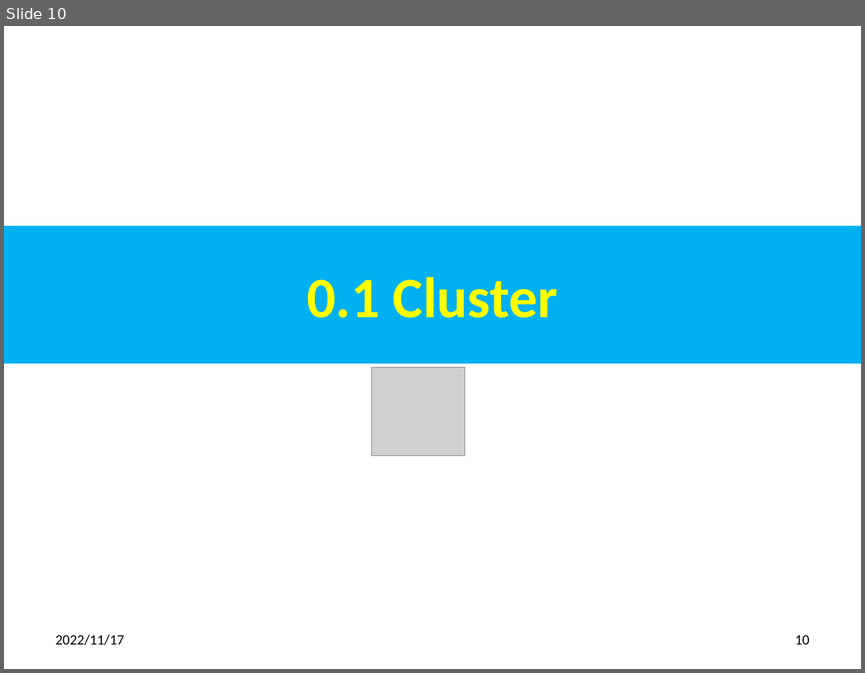
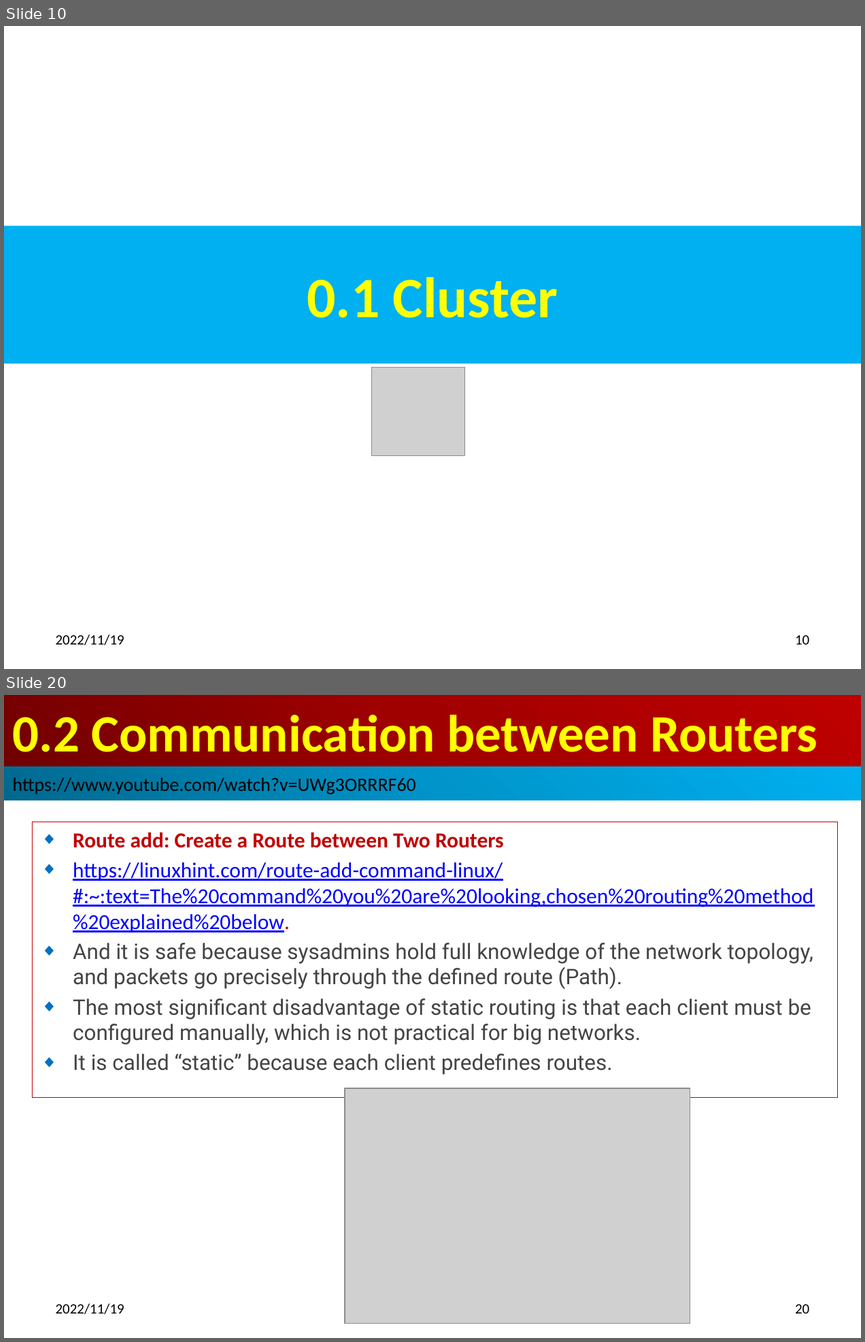
Before and after one commit to peterhchen/900_Kubernetes, a slide deck: 001_00_Install_Kubernetes.pptx. Shown one above the other, each under a label of ours: slide 10 before the commit, slides 10 and 20 after it; the slides between them are not shown. The pictures are 865x673 and 865x1342 pixels, drawn with LibreOffice and Linux fonts; fonts in the diff are those of the drawing; grey boxes stand for pictures. Boxes give left, top, right and bottom in pixels: in the first picture for what was removed or moved away, otherwise in the second. Text is boxed around its words. In the diff, an @@ line names an element or a change of style, - is before the commit and + after.

```diff
--- a/001_00_Install_Kubernetes.pptx
+++ b/001_00_Install_Kubernetes.pptx
@@ slide 20 added at [4,695,861,1338], background #FFFFFF @@
@@ title added at [4,695,861,767], fill gradient #720000 to #A20000 to #C00000, 44 pt, text #FFFF00, bold @@
+0.2 Communication between Routers
@@ rectangle added at [4,767,861,800], fill gradient #00688E to #0094CA to #00B0F0, 16 pt, text #000000 @@
+https://www.youtube.com/watch?v=UWg3ORRRF60
@@ subtitle added at [33,821,838,1097], outline #C00000 0.75 pt, 18 pt, text #444444 @@
+◆ Route add: Create a Route between Two Routers
+◆ https://linuxhint.com/route-add-command-linux/#:~:text=The%20command%20you%20are%20looking,chosen%20routing%20method%20explained%20below.
+◆ And it is safe because sysadmins hold full knowledge of the network topology, and packets go precisely through the defined route (Path).
+◆ The most significant disadvantage of static routing is that each client must be configured manually, which is not practical for big networks.
+◆ It is called “static” because each client predefines routes.
@@ picture added at [345,1088,690,1323] @@
@@ text added at [56,1303,124,1314], 12 pt, text #000000 @@
+2022/11/19
@@ page number added at [795,1304,809,1313], 12 pt, text #000000 @@
+20
@@ slide 10 changed as well @@
@@ text at [56,634,124,645]: text changed @@
-2022/11/17
+2022/11/19
```
Also in this commit, not shown: 11 other slides changed, 11 other slides added.
